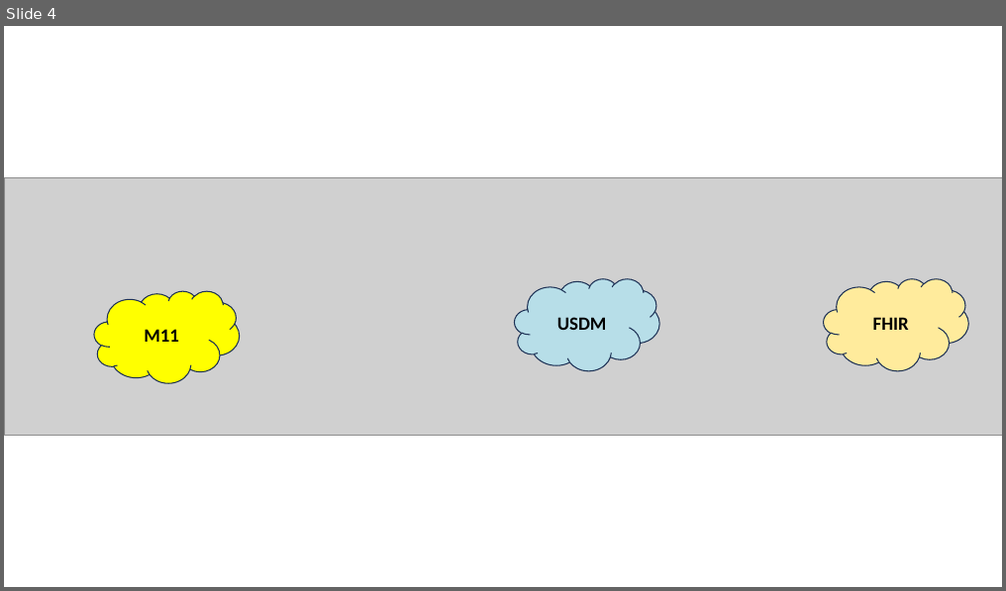
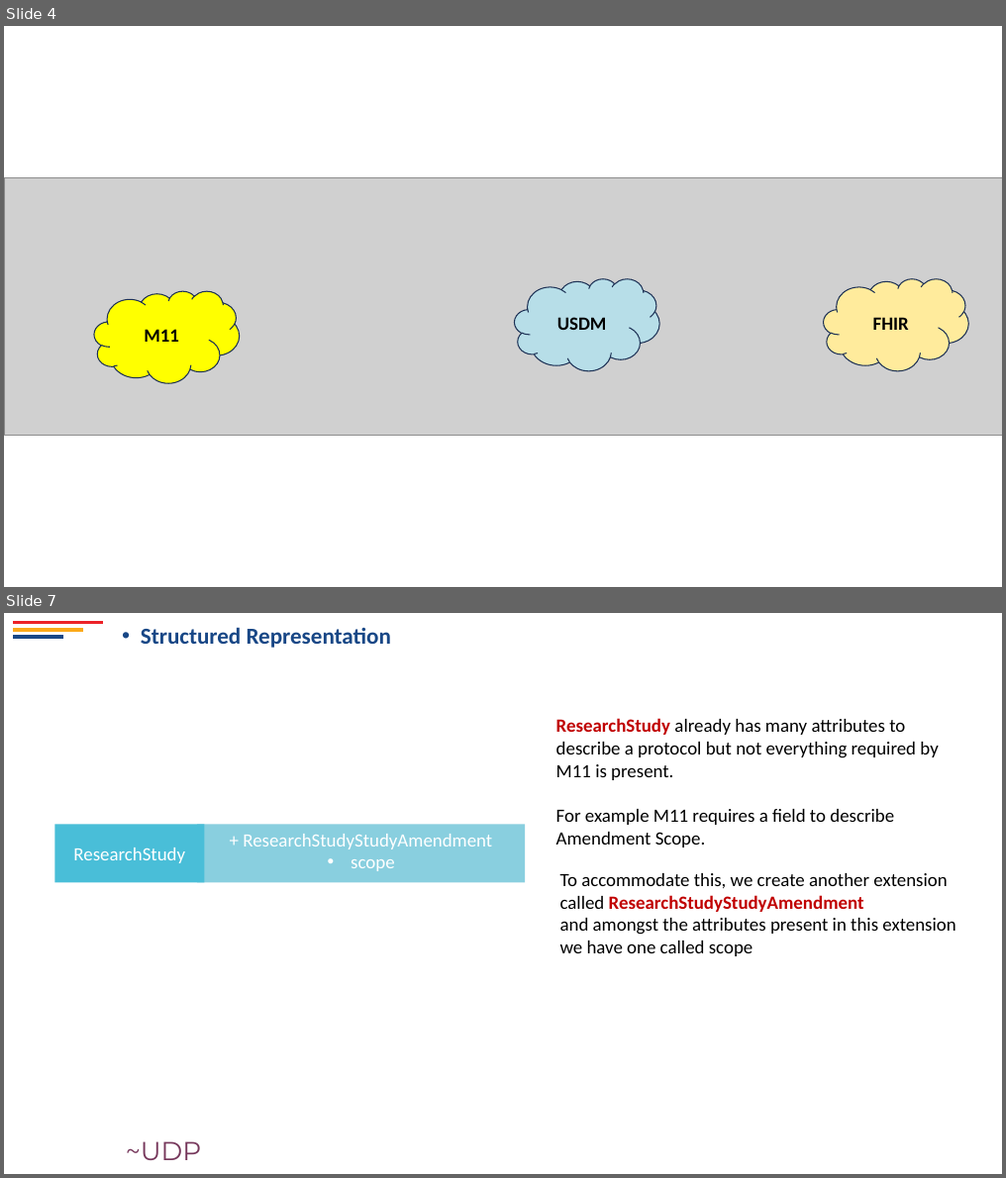
Before and after one commit to HL7/vulcan-udp-ig, a slide deck: input/images-source/Images.pptx. Shown one above the other, each under a label of ours: slide 4 before the commit, slides 4 and 7 after it; the slides between them are not shown. The pictures are 1006x591 and 1006x1178 pixels, drawn with LibreOffice and Linux fonts; fonts in the diff are those of the drawing; grey boxes stand for pictures; background and template pictures are left out. Boxes give left, top, right and bottom in pixels: in the first picture for what was removed or moved away, otherwise in the second. Text is boxed around its words. In the diff, an @@ line names an element or a change of style, - is before the commit and + after.

Commit message:
Further tweaks to FHIR Representation

```diff
--- a/input/images-source/Images.pptx
+++ b/input/images-source/Images.pptx
@@ slide 7 added at bbox=[4, 613, 1002, 1174], background #FFFFFF @@
@@ line added from (13, 622) to (103, 622), #EC2227 3.5 pt @@
@@ line added from (13, 630) to (82, 630), #FBA919 3.5 pt @@
@@ line added from (13, 637) to (63, 637), #184786 3.5 pt @@
@@ text added at bbox=[141, 627, 391, 648], 22 pt, text #184786, bold @@
+• Structured Representation
@@ text added at bbox=[556, 718, 938, 848], 18 pt, text #000000 @@
+ResearchStudy already has many attributes to describe a protocol but not everything required by M11 is present.
+For example M11 requires a field to describe Amendment Scope.
@@ rectangle added at bbox=[54, 824, 205, 882], fill #49BED8, 18 pt, text #FFFFFF @@
+ResearchStudy
@@ rectangle added at bbox=[197, 824, 525, 882], fill #89CFDF, 18 pt, text #FFFFFF @@
++ ResearchStudyStudyAmendment
+• scope
@@ text added at bbox=[560, 873, 955, 957], 18 pt, text #000000 @@
+To accommodate this, we create another extension called ResearchStudyStudyAmendment
+and amongst the attributes present in this extension we have one called scope
@@ text added at bbox=[126, 1142, 201, 1160], 25 pt, text gradient #DB252E to #76375B to #29447D @@
+~UDP
```
Also in this commit, not shown: 3 other slides added, 3 other files.
